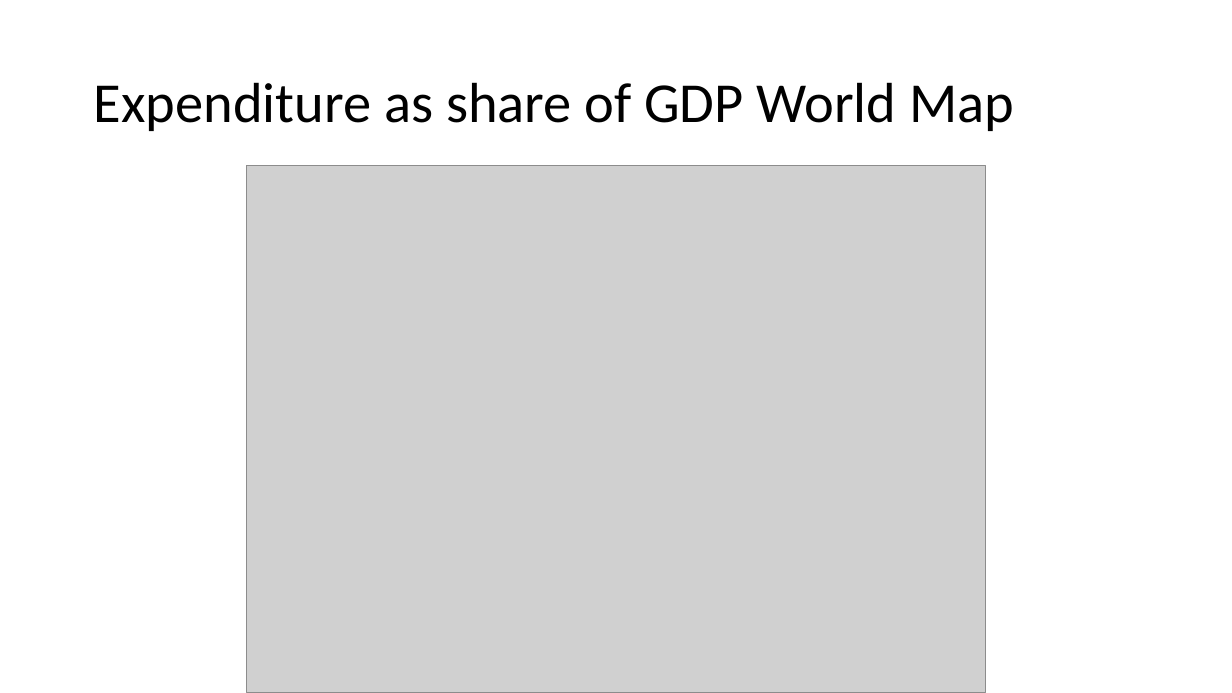
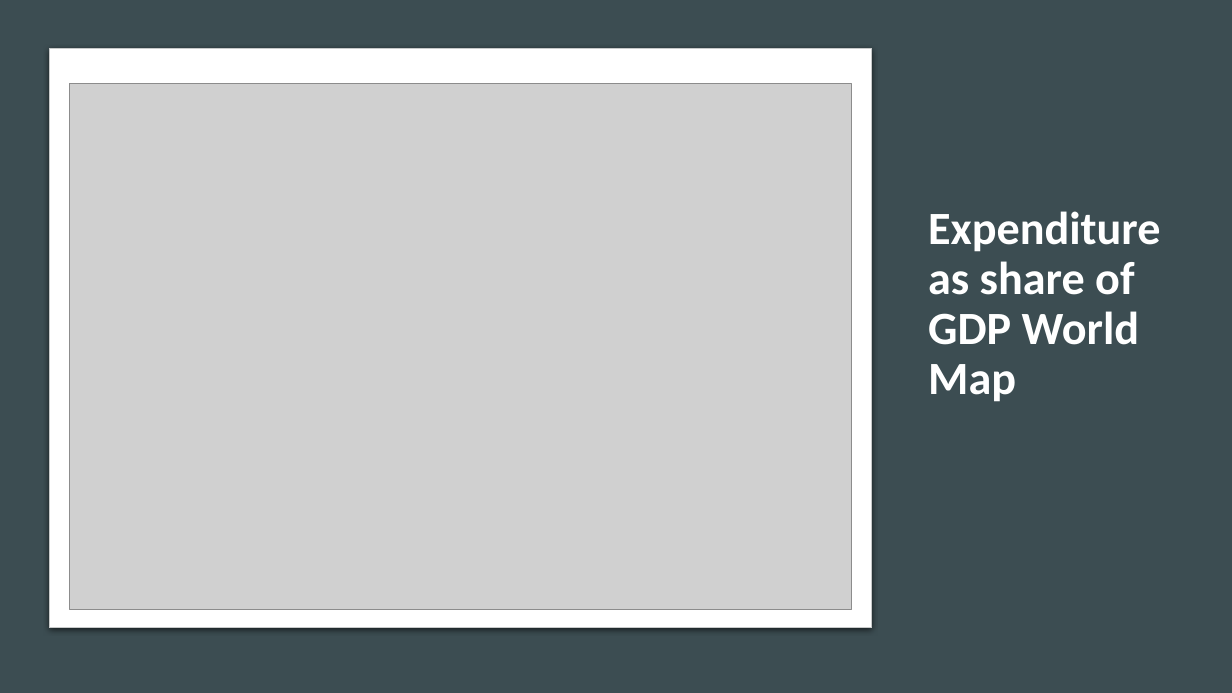
Before and after one commit to xazip/ds202_Final_Project, a slide deck: slide 10 of DS 202 Final Presentation.pptx (slide 9 before the commit). Drawn at 1232x693 pixels with LibreOffice and Linux fonts; fonts in the diff are those of the drawing; grey boxes stand for pictures. Boxes give left, top, right and bottom in pixels: in the first picture for what was removed or moved away, otherwise in the second. Text is boxed around its words. In the diff, an @@ line names an element or a change of style, - is before the commit and + after.

```diff
--- a/DS 202 Final Presentation.pptx
+++ b/DS 202 Final Presentation.pptx
@@ background #FFFFFF to #DFE3E5 @@
@@ rectangle added at [0, 0, 1232, 693], fill #3C4D52 @@
@@ rounded rectangle added at [50, 49, 872, 628], fill #FFFFFF, outline #C8CACA 0.75 pt @@
@@ picture: place and size @@
-picture at [247, 165, 985, 693]
+picture at [69, 84, 852, 609]
@@ title "Expenditure as share of GDP ...": place and size @@
-title "Expenditure as share of GDP ..." at [94, 82, 1014, 131]
+title "Expenditure as share of GDP ..." at [928, 211, 1160, 402]
@@ title "Expenditure as share of GDP ..." at [928, 211, 1160, 402]: size 44 to 36 pt, text colour #000000 to #FFFFFF, bold on @@
```
Also in this commit, not shown: 6 other slides changed, 6 slides added, 5 slides removed.
